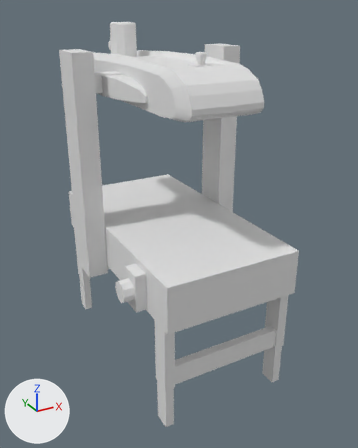
An edit to the Blender file Blend Files/sk20.blend, drawn before and after from the same camera.
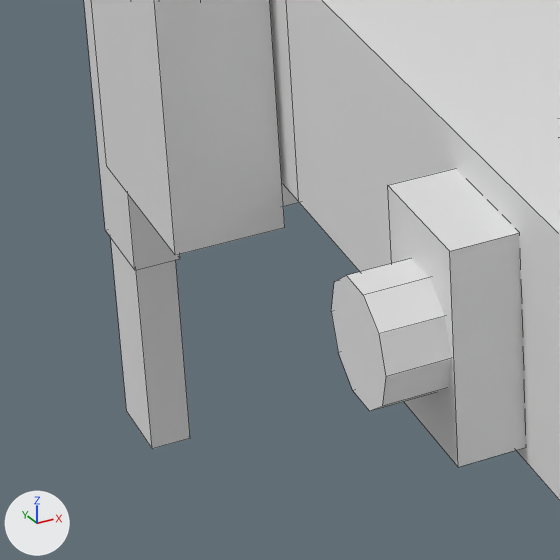
The first picture shows the older version from a camera (50 mm lens) standing at (-0.939, -1.811, 1.508) and looking at (0.024, -0.06, 0.633). The close-ups show both versions on the part from 17% to 43% of the width and 53% to 73% of the height of that picture; other places that the commit changed are outside them. The lights are fixed; the arrows at lower left show +X, +Y and +Z. The close-ups show mesh edges as thin lines.

Names of what the first close-up shows: 'Cube', 'Cylinder', 'Extandble table legs', 'Side Column', 'Table', 'Table Legs '.
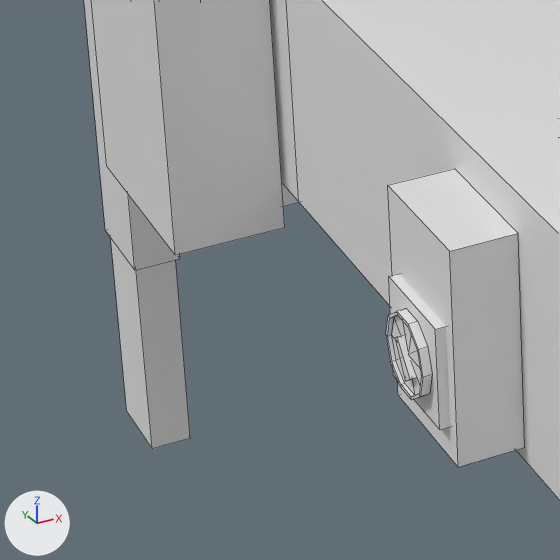
Where the change shows, as pixel boxes (x1, y1, x2, y2) in the close-ups (560 x 560 px):
'Cylinder', reshaped, moved, rescaled
    before: (331, 258, 452, 411)
    after: (386, 308, 432, 400)
'Cube.001', added
    after: (389, 274, 450, 430)

What changed in the scene script:
```text
Change me_cylinder_001:
    used by ob_cylinder; location = (-0.3297, -0.3297, 0.5471); rotation_euler = (0.0, -1.571, 0.0), in degrees (0, -90, 0); scale = (0.0426, 0.0426, 0.0426)
    remove me_cylinder_001.from_pydata(...)  # 20 vertices, 12 faces; spans x -0.95..0.95, y -1.0..1.0, z -1.0..1.0
    add me_cylinder_001.from_pydata(...)  # 58 vertices, 47 faces; spans x -0.95..0.95, y -1.02..1.0, z -0.21..0.21
    me_cylinder_001 part 1: 20 vertices removed from x -0.95..0.95, y -1.0..1.0, z -1.0..1.0; 58 vertices added at x -0.95..0.95, y -1.02..1.0, z -0.21..0.21
Add me_cube_004:
    me_cube_004.from_pydata([(-0.23, -1.2, -1.2), (-0.23, -1.2, 1.2), (-0.23, 1.2, -1.2), (-0.23, 1.2, 1.2), (0.05, -1.2, -1.2), (0.05, -1.2, 1.2), (0.05, 1.2, -1.2), (0.05, 1.2, 1.2)], [], [(0, 1, 3, 2), (2, 3, 7, 6), (4, 5, 1, 0), (2, 6, 4, 0), (7, 3, 1, 5)])
Change ob_cylinder:
    ob_cylinder.location: (-0.3297, -0.3297, 0.5471) -> (-0.3383, -0.3297, 0.5301)
    ob_cylinder.scale: (0.0426, 0.0426, 0.0426) -> (0.0283, 0.0283, 0.0283)
Add ob_cube_001:
    ob_cube_001 = bpy.data.objects.new('Cube.001', me_cube_004)
    ob_cube_001.location = (-0.3297, -0.3297, 0.5301)
    ob_cube_001.scale = (0.0294, 0.0294, 0.0294)
```
